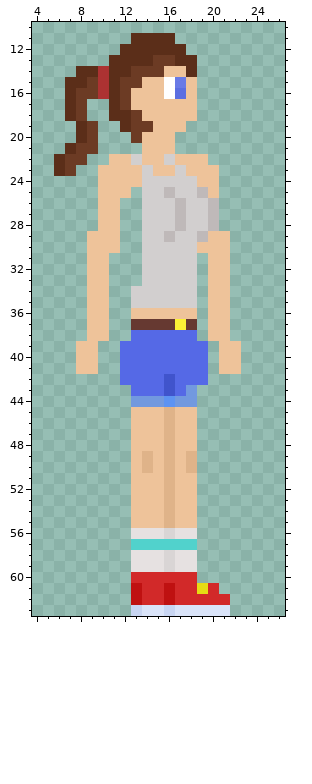
Edited in one commit: pixel-art sprite (src/textures/princessXD.png). The picture above is the old version.
The file is 32x64 pixels. Shown: x 4..26, y 10..63.
Once edited:
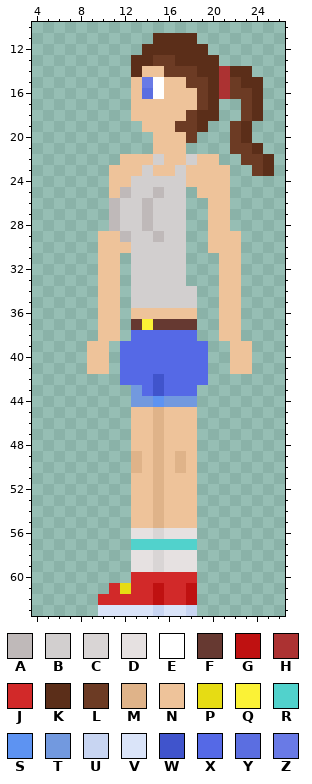
Palette (. is transparent): A #bfb9b9  B #d2cfcf  C #d9d5d5  D #e6e1e1  E #ffffff  F #663931  G #bf1111  H #ac3232  J #d22929  K #5b2e19  L #6c3b24  M #dfb389  N #eec39a  P #e6dc14  Q #fbf236  R #51d2cc  S #5d93f2  T #7299df  U #c8d5f2  V #dae4f9  W #4054cc  X #5569e6  Y #5b6ee1  Z #697ae6
Change:
y 11: x 13..14 KK -> ..; x 17..18 .. -> KK
y 12: x 12..13 KK -> ..; x 18..19 .. -> KK
y 13: x 11..12 KK -> ..; x 19..20 .. -> KK
y 14: x 8..23 KKHKKLLLNNK..... -> .....KNNLLLKKHKK
y 15: x 7..24 KKLHKLLNNEZN...... -> ......NZENNLLKHLKK
y 16: x 7..12 KLLHKL -> ......; x 14..17 NNEY -> YENN; x 19..24 ...... -> LKHLLK
y 17: x 7..8 KL -> ..; x 11..12 KL -> ..; x 19..20 .. -> LK; x 23..24 .. -> LK
y 18: x 7..8 KL -> ..; x 11..13 KKL -> ..N; x 18..20 N.. -> LKK; x 23..24 .. -> LK
y 19: x 8..9 KL -> ..; x 12..14 KLL -> ..N; x 17..19 N.. -> LLK; x 22..23 .. -> LK
y 20: x 8..9 KL -> ..; x 13..14 LN -> ..; x 17..18 .. -> NL; x 22..23 .. -> LK
y 21: x 7..9 KLL -> ...; x 14 N -> .; x 17 . -> N; x 22..24 ... -> LLK
y 22: x 6..8 KLL -> ...; x 11 N -> .; x 13 B -> N; x 15..16 NB -> BN; x 18 N -> B; x 20 . -> N; x 23..25 ... -> LLK
y 23: x 6..7 KL -> ..; x 10 N -> .; x 21 . -> N; x 24..25 .. -> LK
y 24: x 10 N -> .; x 13 N -> B; x 18 B -> N; x 21 . -> N
y 25: x 10 N -> .; x 12..13 N. -> AB; x 15..16 BA -> AB; x 18..19 BA -> .N; x 21 . -> N
y 26..28: x 10..14 NN..B -> .ABBA; x 17..21 ABBA. -> B..NN
y 29: x 9 N -> .; x 12..13 .. -> AB; x 15..16 BA -> AB; x 18..19 BA -> ..; x 22 . -> N
y 30: x 9 N -> .; x 12..13 .. -> NB; x 18..19 BN -> ..; x 22 . -> N
y 31..33: x 9 N -> .; x 11 . -> N; x 13 . -> B; x 18 B -> .; x 20 N -> .; x 22 . -> N
y 34..36: x 9 N -> .; x 11 . -> N; x 20 N -> .; x 22 . -> N
y 37: x 9 N -> .; x 11 . -> N; x 14 F -> Q; x 17 Q -> F; x 20 N -> .; x 22 . -> N
y 38: x 9 N -> .; x 11 . -> N; x 20 N -> .; x 22 . -> N
y 39..41: x 8 N -> .; x 10 . -> N; x 21 N -> .; x 23 . -> N
y 42: x 15..16 XW -> WX
y 43: x 13 X -> T; x 15..16 XW -> WX; x 18 T -> X
y 44: x 15..16 TS -> ST
y 45..48: x 15..16 NM -> MN
y 49..50: x 13..18 NMNMNM -> MNMNMN
y 51..55: x 15..16 NM -> MN
y 56: x 15..16 DC -> CD
y 58..59: x 15..16 DC -> CD
y 61: x 11..13 ..G -> JPJ; x 15..16 JG -> GJ; x 18..20 JPJ -> G..
y 62: x 10..13 ...G -> JJJJ; x 15..16 JG -> GJ; x 18..21 JJJJ -> G...
y 63: x 10..13 ...U -> VVVV; x 15..16 VU -> UV; x 18..21 VVVV -> U...
